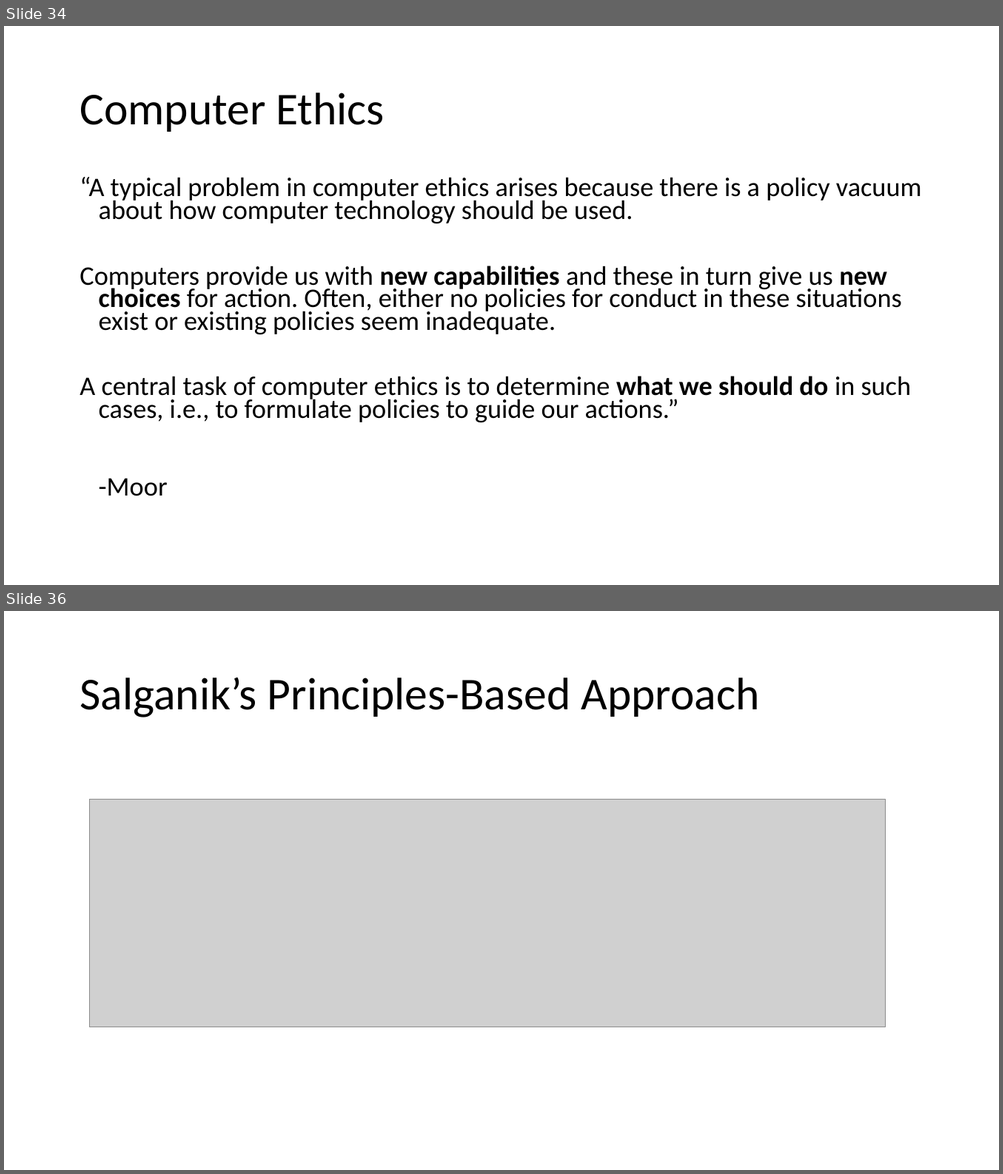
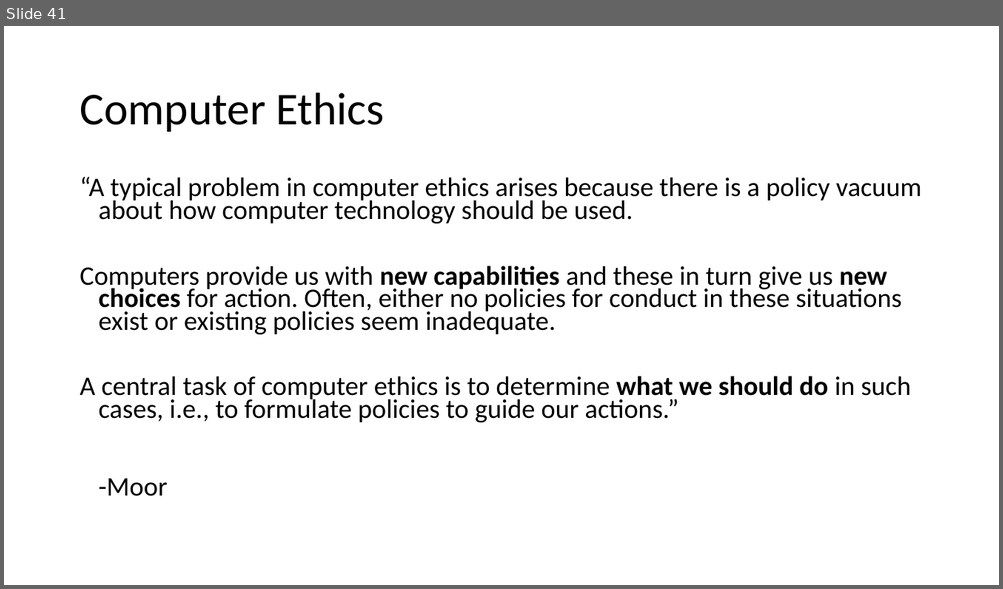
Before and after one commit to noise-lab/censorship-course, a slide deck: lectures/4-Measurement.pptx. Shown one above the other, each under a label of ours: slides 34 and 36 before the commit, slide 41 after it; the slides between them are not shown. The pictures are 1003x1174 and 1003x589 pixels, drawn with LibreOffice and Linux fonts; fonts in the diff are those of the drawing; grey boxes stand for pictures. Boxes give left, top, right and bottom in pixels: in the first picture for what was removed or moved away, otherwise in the second. Text is boxed around its words. In the diff, an @@ line names an element or a change of style, - is before the commit and + after.

```diff
--- a/lectures/4-Measurement.pptx
+++ b/lectures/4-Measurement.pptx
@@ slide 36 removed at box(4, 611, 999, 1170), background #FFFFFF @@
@@ title removed at box(79, 678, 759, 718) @@
-Salganik’s Principles-Based Approach
@@ picture removed at box(89, 799, 885, 1028) @@
@@ what was slide 34 is now slide 41 @@
```
Also in this commit, not shown: 3 slides changed, 8 slides added, 3 other slides removed, 1 other file.
